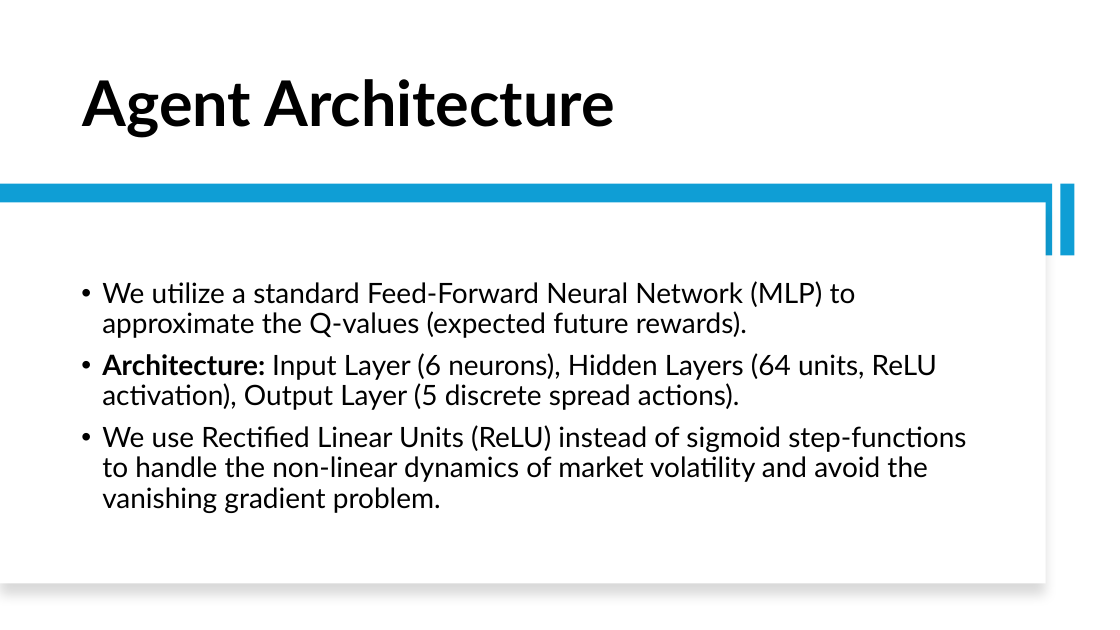
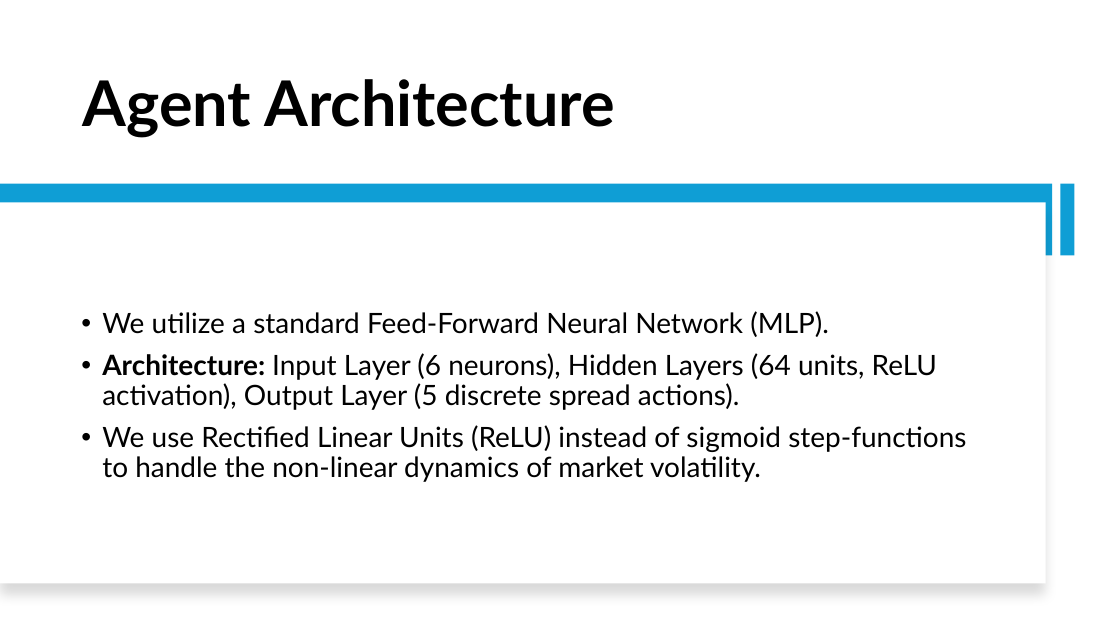
Before and after one commit to Srithwak/Coevolutionary_ARL_vs_EGT_agents_research, a slide deck: slide 5 of presentation.pptx (slide 4 before the commit). Drawn at 1120x630 pixels with LibreOffice and Linux fonts; fonts in the diff are those of the drawing. Boxes give left, top, right and bottom in pixels: in the first picture for what was removed or moved away, otherwise in the second. Text is boxed around its words. In the diff, an @@ line names an element or a change of style, - is before the commit and + after.

```diff
--- a/presentation.pptx
+++ b/presentation.pptx
@@ text at (x1=102, y1=311, x2=829, y2=337): text changed @@
-• We utilize a standard Feed-Forward Neural Network (MLP) to approximate the Q-values (expected future rewards).
+• We utilize a standard Feed-Forward Neural Network (MLP).
@@ text at (x1=102, y1=425, x2=966, y2=482): text changed @@
-• We use Rectified Linear Units (ReLU) instead of sigmoid step-functions to handle the non-linear dynamics of market volatility and avoid the vanishing gradient problem.
+• We use Rectified Linear Units (ReLU) instead of sigmoid step-functions to handle the non-linear dynamics of market volatility.
```
Also in this commit, not shown: 6 other slides changed, 3 slides added, 2 slides removed, 15 other files.
